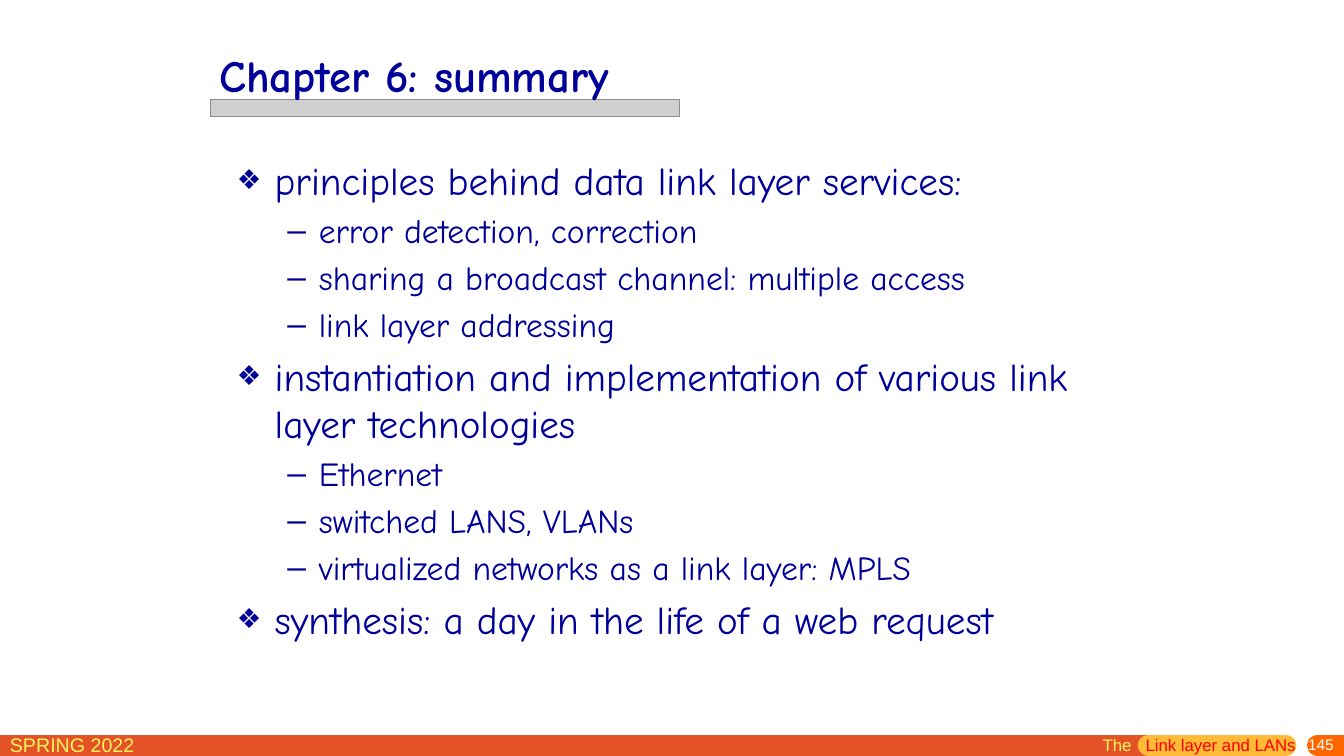
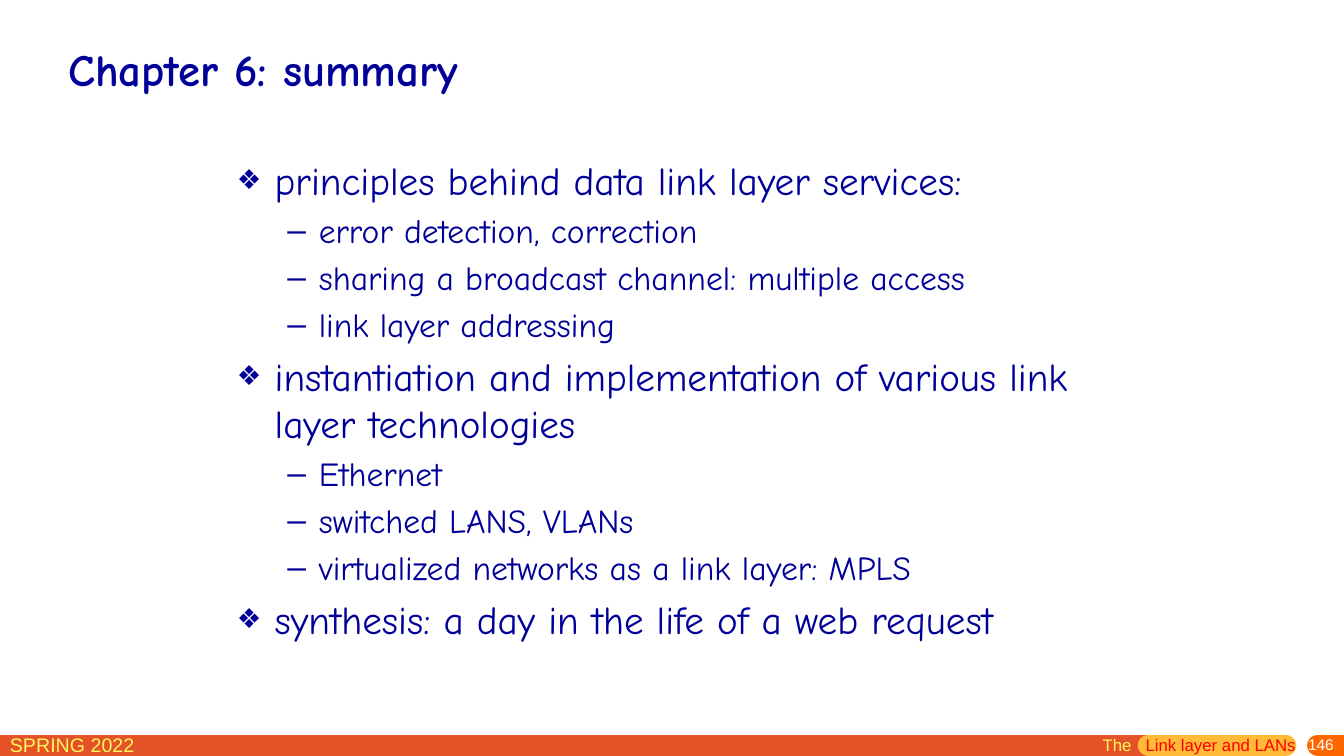
Before and after one commit to network-whu/slides, a slide deck: slide 146 of pptx/chapter6.pptx (slide 145 before the commit). Drawn at 1344x756 pixels with LibreOffice and Linux fonts; fonts in the diff are those of the drawing; grey boxes stand for pictures. Boxes give left, top, right and bottom in pixels: in the first picture for what was removed or moved away, otherwise in the second. Text is boxed around its words. In the diff, an @@ line names an element or a change of style, - is before the commit and + after.

```diff
--- a/pptx/chapter6.pptx
+++ b/pptx/chapter6.pptx
@@ title "Chapter 6: summary" rewrapped from bbox=[219, 61, 609, 106] to bbox=[68, 55, 458, 95] @@
@@ picture removed at bbox=[211, 100, 680, 116] @@
@@ page number at bbox=[1308, 737, 1334, 753]: text changed @@
-145
+146
```
Also in this commit, not shown: 16 other slides changed, 1 slide added.
